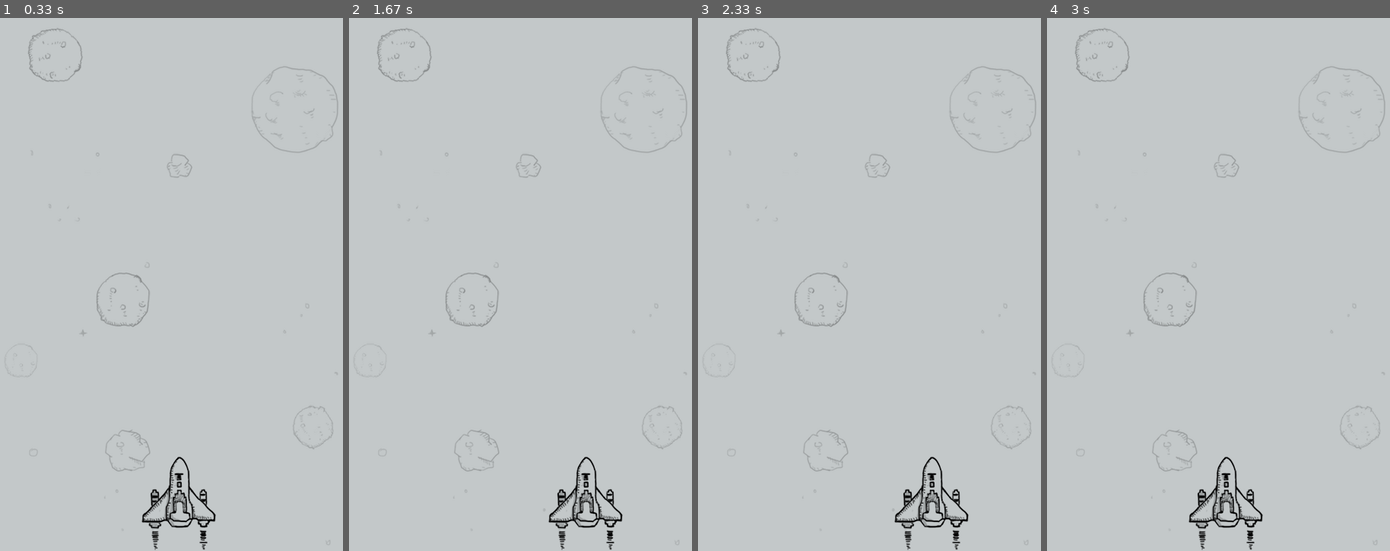
Above: before the commit, frames 1-4 (left to right).
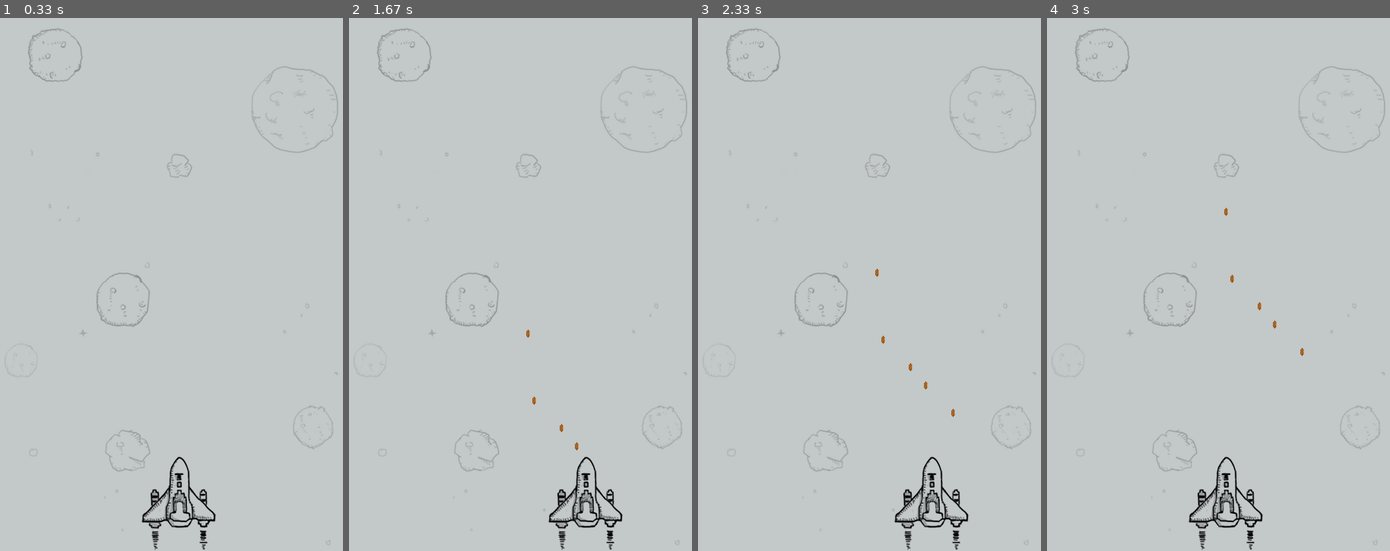
Above: after the commit, the same moments.

Repository: wtraceback/Pygame-Practice
Game: pygame game, started from Plane/main.py
Two runs of this game, one before a commit and one after it. Both use one fixed random seed, a clock stepped at 60 frames per second and the inputs below.
Inputs:
- Up to frame 1 (0.33 s): no input
- Up to frame 2 (1.67 s): tap Space at 0.33, 1.07, 1.37, 1.57 s; tap Enter at 0.67 s; hold Right 1-1.47 s; hold Right from 1.5 s (still down)
- Up to frame 3 (2.33 s): tap Space at 1.87, 2.07 s; release Right at 1.97 s; hold Left from 2 s (still down)
- Up to frame 4 (3 s): tap Space at 2.37, 2.63, 2.93 s; release Left at 2.53 s; hold Left 2.57-2.97 s

Frame 1 is identical in both runs. In frame 2, less than 0.1% of the frame differs, in the area x 51-67%, y 58-82%; in frame 3, less than 0.1%, in the area x 51-75%, y 47-75%; in frame 4, less than 0.1%.

Commit message:
添加了子弹类 && 发射子弹

Diff:
--- /dev/null
+++ b/Plane/bullet.py
@@ -0,0 +1,26 @@
+import pygame
+
+
+class Bullet():
+    """初始化子弹并设置其初始位置"""
+    def __init__(self, screen, fighter):
+        self.screen = screen
+        self.screen_rect = self.screen.get_rect()
+
+        # 加载子弹的图像并获取其外接矩形
+        self.img = pygame.image.load('images/bullet.png')
+        self.rect = self.img.get_rect()
+
+        # 设置子弹的初始位置：在飞机的最顶部的中央
+        self.rect.centerx = fighter.rect.centerx
+        self.rect.centery = fighter.rect.top
+
+        # 子弹飞行的速度
+        self.bullet_speed_factor = 2
+
+    def blit_img(self):
+        """在指定位置绘制子弹"""
+        self.screen.blit(self.img, self.rect)
+
+    def update_coordinate(self):
+        self.rect.centery -= self.bullet_speed_factor
--- a/Plane/game_functions.py
+++ b/Plane/game_functions.py
@@ -1,23 +1,30 @@
 import sys
 import pygame
 
-def check_events(fighter):
+from bullet import Bullet
+
+
+def check_events(sets, screen, fighter):
     """响应按键和鼠标事件"""
     for event in pygame.event.get():
         if event.type == pygame.QUIT:
             sys.exit()
         elif event.type == pygame.KEYDOWN:
-            check_keydown_events(event, fighter)
+            check_keydown_events(event, sets, screen, fighter)
         elif event.type == pygame.KEYUP:
             check_keyup_events(event, fighter)
 
 
-def check_keydown_events(event, fighter):
+def check_keydown_events(event, sets, screen, fighter):
     """响应按键"""
     if event.key == pygame.K_LEFT:
         fighter.moving_left = True
     elif event.key == pygame.K_RIGHT:
         fighter.moving_right = True
+    elif event.key == pygame.K_SPACE:
+        fire_bullet(sets, screen, fighter)
+    elif event.key == pygame.K_q:
+        sys.exit()
 
 
 def  check_keyup_events(event, fighter):
@@ -40,5 +47,24 @@
     fighter.update_coordinate()
     fighter.blit_img()
 
+    # 更新子弹的坐标以及绘制子弹
+    update_bullets(sets)
+
     # 重新绘制游戏窗口
     pygame.display.update()
+
+
+def update_bullets(sets):
+    # 更新子弹的坐标以及绘制子弹
+    for b in sets.bullet_list:
+        b.update_coordinate()
+        if b.rect.bottom < 0:
+            sets.bullet_list.remove(b)
+        else:
+            b.blit_img()
+
+
+def fire_bullet(sets, screen, fighter):
+    if len(sets.bullet_list) < sets.bullet_max_num:
+        new_bullet = Bullet(screen, fighter)
+        sets.bullet_list.append(new_bullet)
--- a/Plane/main.py
+++ b/Plane/main.py
@@ -19,7 +19,7 @@
     # 开始游戏的主循环
     while True:
         # 监听键盘和鼠标事件
-        gf.check_events(fighter)
+        gf.check_events(sets, screen, fighter)
         gf.update_screen(screen, sets, fighter)
 
 
--- a/Plane/settings.py
+++ b/Plane/settings.py
@@ -1,4 +1,5 @@
 import pygame
+
 
 class Settings():
     """这是一个关于游戏配置项的类"""
@@ -12,3 +13,5 @@
 
         self.bg_img = pygame.image.load('images/background.png')
         self.bg_img_rect = self.bg_img.get_rect()
+        self.bullet_list = []
+        self.bullet_max_num = 5
--- a/Plane/ship.py
+++ b/Plane/ship.py
@@ -1,4 +1,5 @@
 import pygame
+
 
 class Ship():
     """这是一个关于战斗机的类"""
Binary file added: Plane/images/bullet.png
